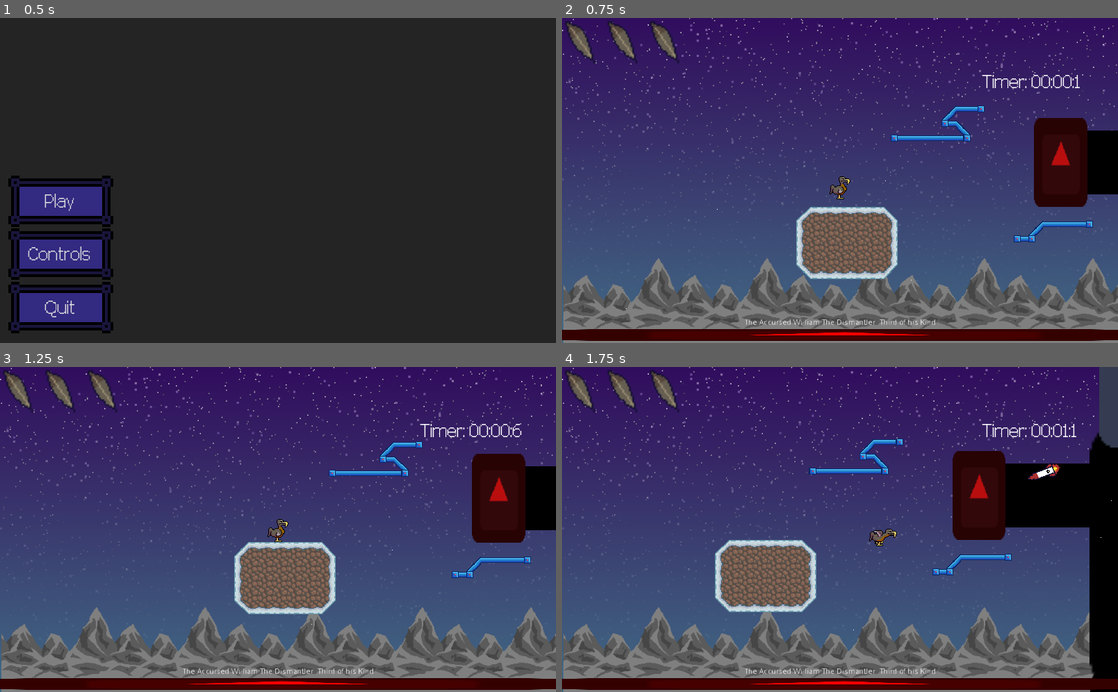
Above: before the commit, frames 1-4 (two rows, left to right).
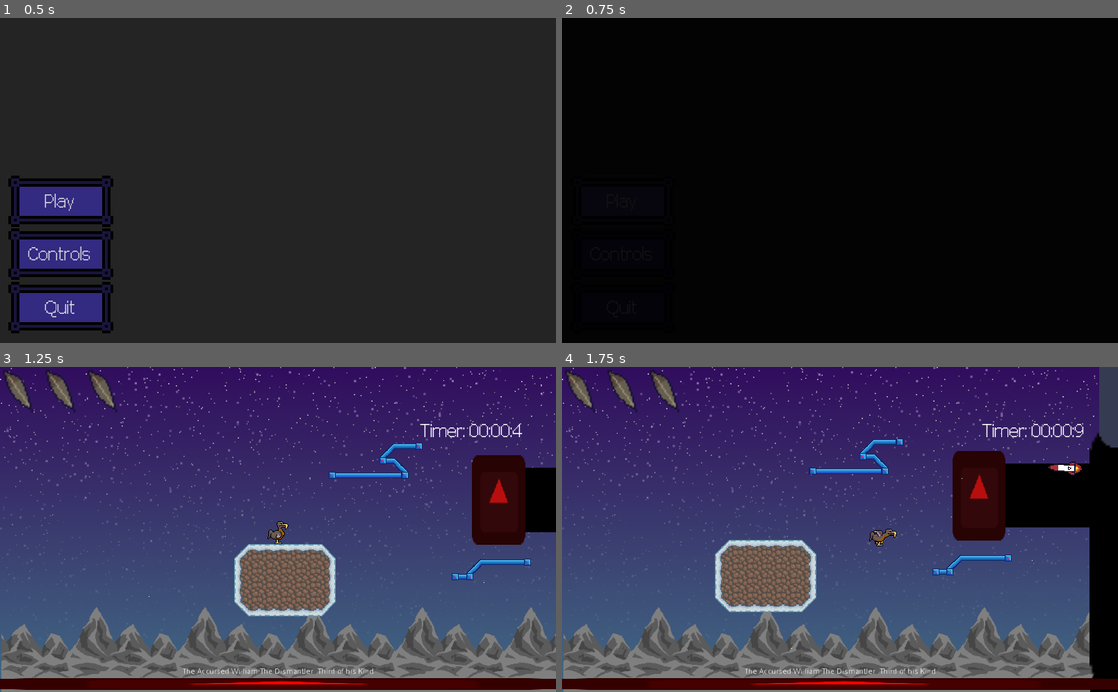
Above: after the commit, the same moments.

Repository: Struckdown/GDQ2021
Game: Godot game, scene res://MainMenu.tscn
Same seed, same stepped clock (60 frames per second), same inputs: the game is played once before the commit and once after it. The engine's default icon, where the game draws it, is replaced by a stand-in: a white triangle on a blue panel in a dark square. Sound files missing from this copy of the repository are replaced by a short silence.
Inputs:
- Up to frame 1 (0.5 s): no input
- Up to frame 2 (0.75 s): click "Play" at 0.5 s
- Up to frame 3 (1.25 s): no input
- Up to frame 4 (1.75 s): hold D (right) from 1.28 s (still down); tap Shift (dash) at 1.35 s; tap Space (jump) at 1.52 s

Frame 1 is identical in both runs. In frame 2, 99% of the frame differs, in the area x 0-100%, y 0-100%; in frame 3, 3.5%; in frame 4, 0.7%.

Commit message:
Added basic scene transition

Diff:
--- a/MainLevel.tscn
+++ b/MainLevel.tscn
@@ -56,6 +56,7 @@
 [node name="BossHp" parent="CanvasLayer" instance=ExtResource( 4 )]
 margin_top = 556.163
 margin_bottom = 596.163
+mouse_filter = 2
 
 [node name="Pause" parent="CanvasLayer" instance=ExtResource( 8 )]
 
@@ -64,6 +65,7 @@
 margin_bottom = 600.0
 
 [node name="Timer" parent="CanvasLayer" instance=ExtResource( 10 )]
+mouse_filter = 2
 
 [node name="ParallaxBackground" type="ParallaxBackground" parent="CanvasLayer"]
 
@@ -92,6 +94,7 @@
 margin_top = -600.0
 margin_right = 152.0
 margin_bottom = -570.0
+mouse_filter = 2
 
 [node name="BGM" type="AudioStreamPlayer" parent="."]
 stream = ExtResource( 5 )
--- a/MainMenu.gd
+++ b/MainMenu.gd
@@ -19,7 +19,7 @@
 		$ControllerConatiner.hide()
 
 func _on_PlayButton_pressed():
-	get_tree().change_scene("res://MainLevel.tscn")
+	SceneTransition.transitionTo("res://MainLevel.tscn")
 
 func _on_QuitButton_pressed():
 	get_tree().quit()
--- /dev/null
+++ b/SceneTransition.gd
@@ -0,0 +1,26 @@
+extends CanvasLayer
+
+var levelToChangeTo
+signal fadeInFinished
+
+# Called when the node enters the scene tree for the first time.
+func _ready():
+	pass # Replace with function body.
+
+
+# Called every frame. 'delta' is the elapsed time since the previous frame.
+#func _process(delta):
+#	pass
+
+func transitionTo(level):
+	$AnimationPlayer.play("FadeOut")
+	levelToChangeTo = level
+
+
+func _on_AnimationPlayer_animation_finished(anim_name):
+	match anim_name:
+		"FadeOut":
+			get_tree().change_scene(levelToChangeTo)
+			$AnimationPlayer.play("FadeIn")
+		"FadeIn":
+			emit_signal("fadeInFinished")
--- a/SceneTransition.tscn
+++ b/SceneTransition.tscn
@@ -1,13 +1,76 @@
-[gd_scene load_steps=2 format=2]
+[gd_scene load_steps=5 format=2]
 
 [ext_resource path="res://icon.png" type="Texture" id=1]
+[ext_resource path="res://SceneTransition.gd" type="Script" id=2]
+
+[sub_resource type="Animation" id=1]
+resource_name = "FadeIn"
+length = 0.2
+tracks/0/type = "value"
+tracks/0/path = NodePath("BlackBG:modulate")
+tracks/0/interp = 1
+tracks/0/loop_wrap = true
+tracks/0/imported = false
+tracks/0/enabled = true
+tracks/0/keys = {
+"times": PoolRealArray( 0, 0.2 ),
+"transitions": PoolRealArray( 1, 1 ),
+"update": 0,
+"values": [ Color( 0, 0, 0, 1 ), Color( 0, 0, 0, 0 ) ]
+}
+tracks/1/type = "value"
+tracks/1/path = NodePath("BlackBG:visible")
+tracks/1/interp = 1
+tracks/1/loop_wrap = true
+tracks/1/imported = false
+tracks/1/enabled = true
+tracks/1/keys = {
+"times": PoolRealArray( 0, 0.2 ),
+"transitions": PoolRealArray( 1, 1 ),
+"update": 1,
+"values": [ true, false ]
+}
+
+[sub_resource type="Animation" id=2]
+resource_name = "FadeOut"
+length = 0.2
+tracks/0/type = "value"
+tracks/0/path = NodePath("BlackBG:modulate")
+tracks/0/interp = 1
+tracks/0/loop_wrap = true
+tracks/0/imported = false
+tracks/0/enabled = true
+tracks/0/keys = {
+"times": PoolRealArray( 0, 0.2 ),
+"transitions": PoolRealArray( 1, 1 ),
+"update": 0,
+"values": [ Color( 0, 0, 0, 0 ), Color( 0, 0, 0, 1 ) ]
+}
+tracks/1/type = "value"
+tracks/1/path = NodePath("BlackBG:visible")
+tracks/1/interp = 1
+tracks/1/loop_wrap = true
+tracks/1/imported = false
+tracks/1/enabled = true
+tracks/1/keys = {
+"times": PoolRealArray( 0, 0.2 ),
+"transitions": PoolRealArray( 1, 1 ),
+"update": 1,
+"values": [ true, true ]
+}
 
 [node name="SceneTransition" type="CanvasLayer"]
+script = ExtResource( 2 )
 
-[node name="Sprite" type="Sprite" parent="."]
-modulate = Color( 0, 0, 0, 1 )
+[node name="BlackBG" type="Sprite" parent="."]
+visible = false
+modulate = Color( 0, 0, 0, 0 )
 position = Vector2( 489.897, 300.492 )
 scale = Vector2( 19.5796, 12.7316 )
 texture = ExtResource( 1 )
 
 [node name="AnimationPlayer" type="AnimationPlayer" parent="."]
+anims/FadeIn = SubResource( 1 )
+anims/FadeOut = SubResource( 2 )
+
+[connection signal="animation_finished" from="AnimationPlayer" to="." method="_on_AnimationPlayer_animation_finished"]
--- a/project.godot
+++ b/project.godot
@@ -15,6 +15,10 @@
 run/main_scene="res://MainMenu.tscn"
 boot_splash/image="res://logo.png"
 config/icon="res://logo.png"
+
+[autoload]
+
+SceneTransition="*res://SceneTransition.tscn"
 
 [display]
 
